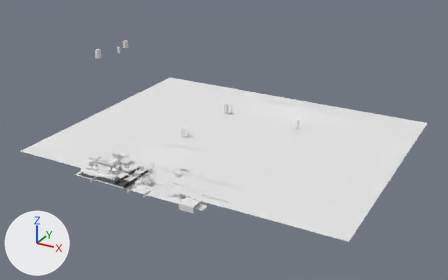
A saved change to the Blender file chemriver.blend.
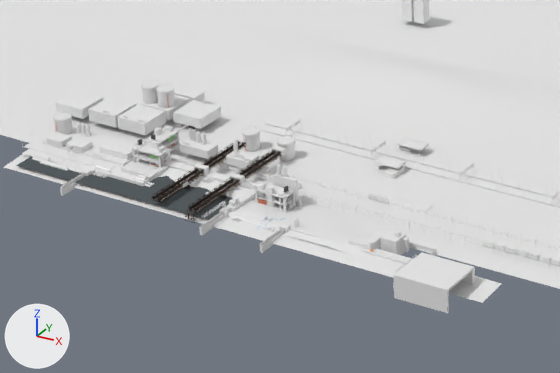
Each version is shown whole from a 50 mm camera at (674.0, -722.0, 485.0) aimed at (81.0, 356.0, -54.0), then close up on the part from 17% to 50% of the width and 47% to 82% of the height. The axes (+X, +Y, +Z) are drawn at lower left. The lights are the same throughout.

Names of what the first close-up shows: 'bed', 'end_tunnel', 'industry.000', 'industry.007', 'mountain.001', 'rail.000', 'road_piece.001', 'road_piece.002', 'sand', 'sand.001', 'sandbank_alt', 'sea'.
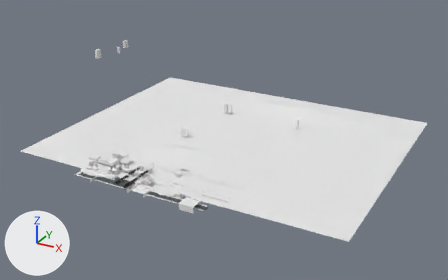
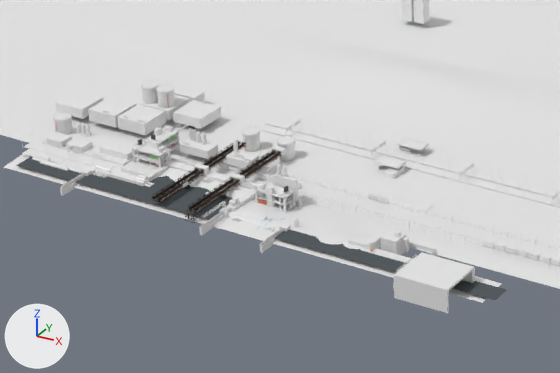
Pixel boxes (x1, y1, x2, y2) of what changed, in the close-ups (560 x 373 px):
'sea.001', shown: after (275, 230, 507, 300)

Patch to the scene script:
```diff
--- a/chemriver.blend.py
+++ b/chemriver.blend.py
@@ ob_sea_001 @@
 _m = ob_sea_001.modifiers.new('Array.001', 'ARRAY')
 _m.relative_offset_displace = (0.0, 1.0, 0.0)
-ob_sea_001.hide_viewport = True
```
